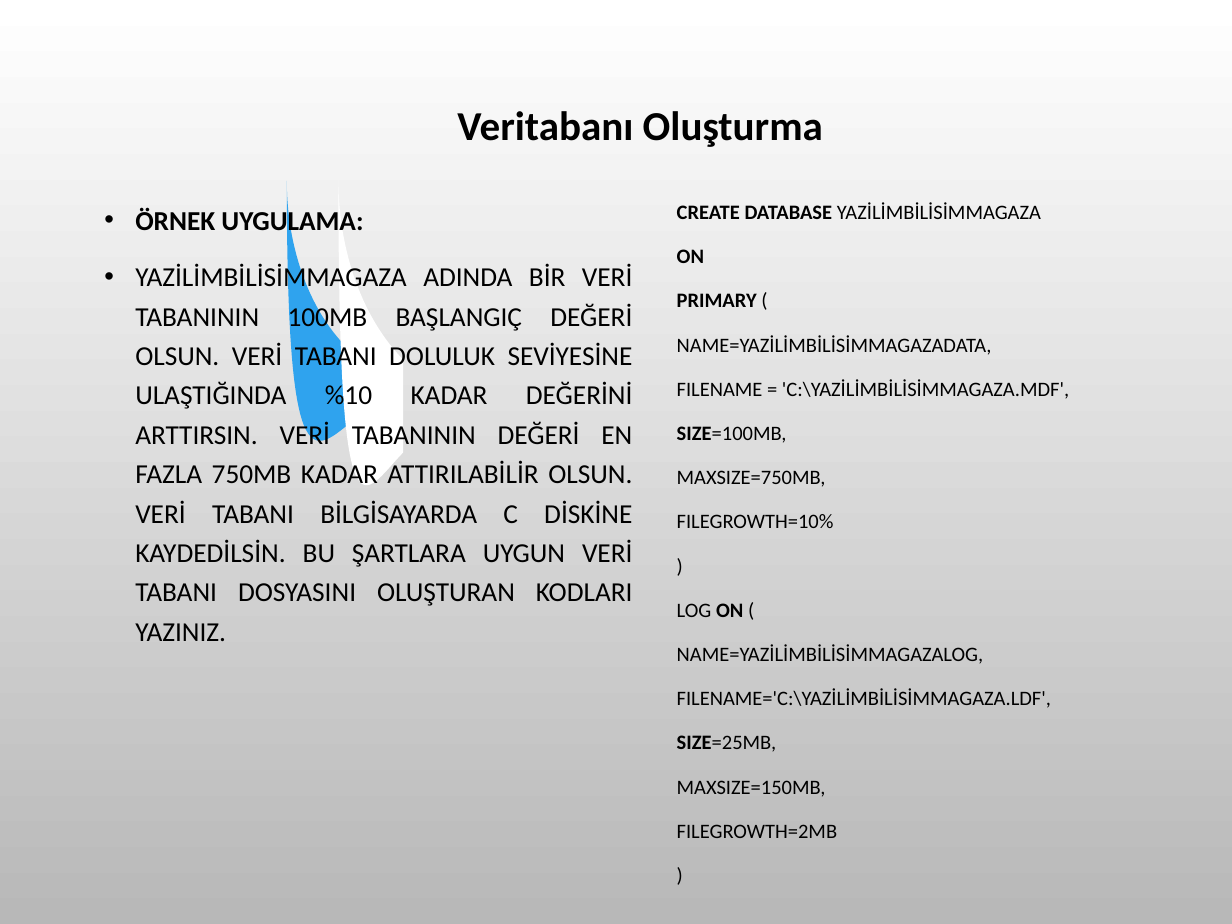
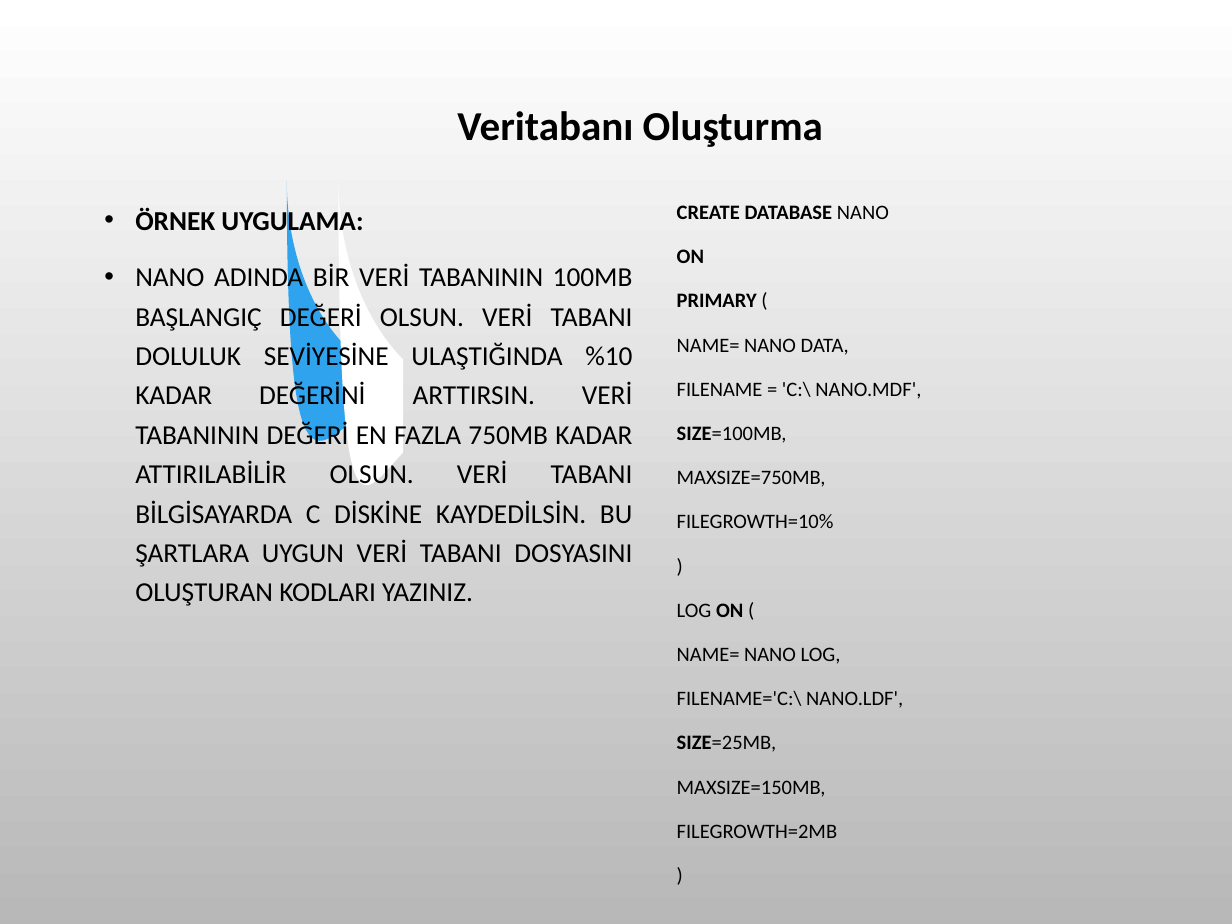
Before and after one commit to SevdanurGENC/20-21-Lecture-Notes, a slide deck: slide 8 of Vt2-Vt2/1. Bolum - Veri Tabani - I - Veritabani Kavrami.ppt. Drawn at 1232x924 pixels with LibreOffice and Linux fonts; fonts in the diff are those of the drawing; background and template pictures are left out. Boxes give left, top, right and bottom in pixels: in the first picture for what was removed or moved away, otherwise in the second. Text is boxed around its words. In the diff, an @@ line names an element or a change of style, - is before the commit and + after.

```diff
--- a/Vt2-Vt2/1. Bolum - Veri Tabani - I - Veritabani Kavrami.ppt
+++ b/Vt2-Vt2/1. Bolum - Veri Tabani - I - Veritabani Kavrami.ppt
@@ text at box(677, 205, 889, 219): text changed; bold on @@
-CREATE DATABASE YAZİLİMBİLİSİMMAGAZA
+CREATE DATABASE NANO
@@ text at box(135, 264, 633, 606): text changed @@
-• YAZİLİMBİLİSİMMAGAZA ADINDA BİR VERİ TABANININ 100MB BAŞLANGIÇ DEĞERİ OLSUN. VERİ TABANI DOLULUK SEVİYESİNE ULAŞTIĞINDA %10 KADAR DEĞERİNİ ARTTIRSIN. VERİ TABANININ DEĞERİ EN FAZLA 750MB KADAR ATTIRILABİLİR OLSUN. VERİ TABANI BİLGİSAYARDA C DİSKİNE KAYDEDİLSİN. BU ŞARTLARA UYGUN VERİ TABANI DOSYASINI OLUŞTURAN KODLARI YAZINIZ.
+• NANO ADINDA BİR VERİ TABANININ 100MB BAŞLANGIÇ DEĞERİ OLSUN. VERİ TABANI DOLULUK SEVİYESİNE ULAŞTIĞINDA %10 KADAR DEĞERİNİ ARTTIRSIN. VERİ TABANININ DEĞERİ EN FAZLA 750MB KADAR ATTIRILABİLİR OLSUN. VERİ TABANI BİLGİSAYARDA C DİSKİNE KAYDEDİLSİN. BU ŞARTLARA UYGUN VERİ TABANI DOSYASINI OLUŞTURAN KODLARI YAZINIZ.
@@ text at box(677, 338, 921, 399): text changed @@
-NAME=YAZİLİMBİLİSİMMAGAZADATA,
-FILENAME = 'C:\YAZİLİMBİLİSİMMAGAZA.MDF',
+NAME= NANO DATA,
+FILENAME = 'C:\ NANO.MDF',
@@ text at box(677, 647, 903, 708): text changed @@
-NAME=YAZİLİMBİLİSİMMAGAZALOG,
-FILENAME='C:\YAZİLİMBİLİSİMMAGAZA.LDF',
+NAME= NANO LOG,
+FILENAME='C:\ NANO.LDF',
```
Also in this commit, not shown: 2 other slides changed, 20 other files.
